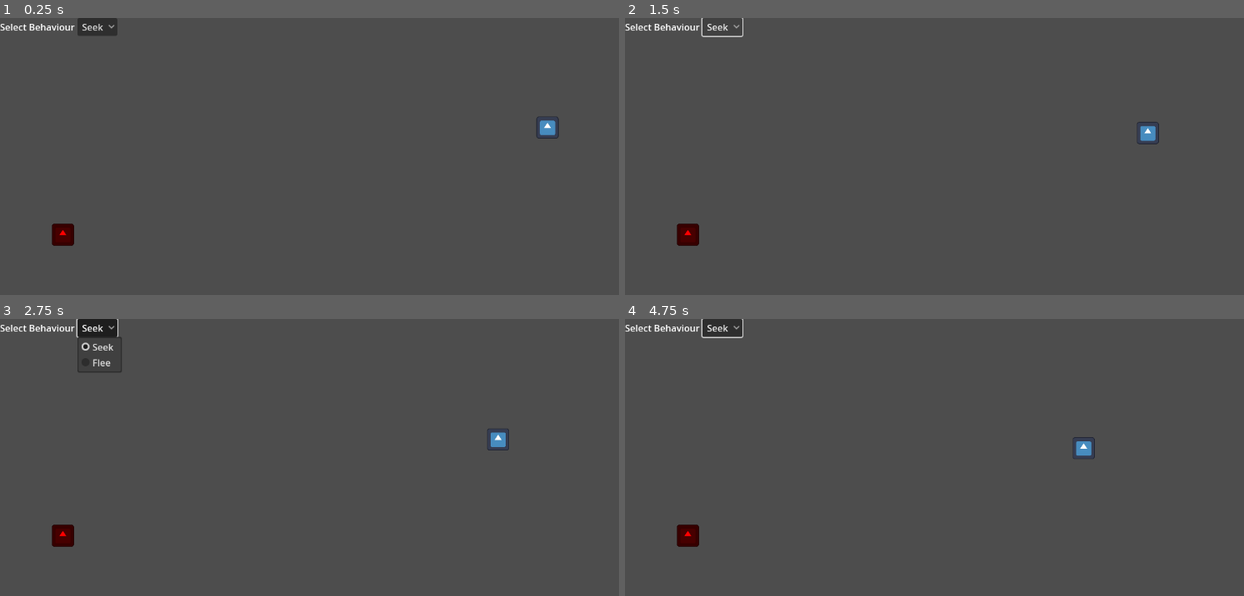
Above: before the commit, frames 1-4 (two rows, left to right).
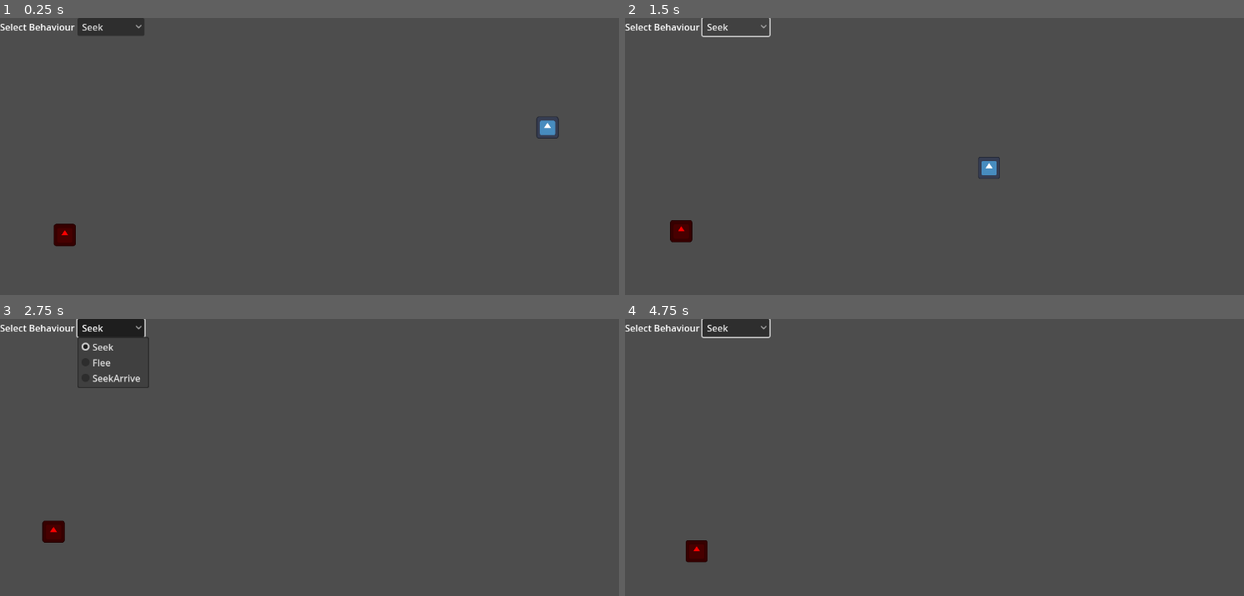
Above: after the commit, the same moments.

Repository: 702BH/GameAIProjects
Game: Godot game, scene res://KinematicMovement/seek_scene.tscn
Two runs of this game, one before a commit and one after it. Both use one fixed random seed, a clock stepped at 60 frames per second and the inputs below. The project has no main scene, so this scene is started directly. The engine's default icon, where the game draws it, is replaced by a stand-in: a white triangle on a blue panel in a dark square.
Inputs (mouse positions are in pixels of both pictures, inside the frame that each line leads up to):
- Up to frame 1 (0.25 s): no input
- Up to frame 2 (1.5 s): click "Seek" at 0.5 s; click "Seek" at 1.25 s
- Up to frame 3 (2.75 s): click "Seek" at 2 s
- Up to frame 4 (4.75 s): move the mouse to (1101, 487) at 2.77 s; click (1101, 487) at 2.92 s; move the mouse to (823, 523) at 3.52 s; click (823, 523) at 3.67 s; move the mouse to (1027, 424) at 4.27 s; click (1027, 424) at 4.42 s

The runs differ from the first frame. In frame 1, 0.4% of the frame differs, in the area x 8-24%, y 0-83%; in frame 2, 0.7%; in frame 3, 1.0%, in the area x 6-83%, y 0-83%; in frame 4, 1.0%.

Commit message:
implemented steering behaviours with state machines

Diff:
--- a/aiforgamesprojects/KinematicMovement/seek_scene.gd
+++ b/aiforgamesprojects/KinematicMovement/seek_scene.gd
@@ -1,15 +1,22 @@
 extends Node2D
 
-const MAX_SPEED := 35
+const MAX_SPEED := 5.0
+const MAX_FORCE := 10.0
+const TIME_TO_TARGET := 0.25
+const RADIUS := 30
 
 @onready var seeker := $Seeker
 @onready var target := $Target
 
 var behaviour := 0
 
+var velocity: Vector2 = Vector2.ZERO
+var acceleration: Vector2 = Vector2.ZERO
+
 var behaviours := {
 	0: Callable(self, "seek"),
-	1: Callable(self, "flee")
+	1: Callable(self, "flee"),
+	2: Callable(self, "SeekArrive")
 }
 
 func _ready() -> void:
@@ -17,16 +24,19 @@
 
 
 func _process(delta: float) -> void:
+	$Target.position += Vector2(randf_range(-3,3), randf_range(-3,3))
 	var selectedBehaviour: Callable = behaviours.get(behaviour, null)
 
 	if selectedBehaviour:
-		seeker.position += selectedBehaviour.call(seeker, target) * delta
+		var steeringForce = selectedBehaviour.call(seeker, target) * delta
+		seeker.position += velocity
+		velocity += steeringForce
 	#if behaviour == 0:
 		#seeker.position += seek(seeker, target) * delta
 	#elif behaviour == 1:
 		#seeker.position += flee(seeker, target) * delta
-	if check_arrived(seeker, target):
-		get_tree().reload_current_scene()
+	#if check_arrived(seeker, target):
+		#get_tree().reload_current_scene()
 
 
 func place_bodies() -> void:
@@ -56,4 +66,17 @@
 
 
 func _on_option_button_item_selected(index: int) -> void:
+	velocity = Vector2.ZERO
 	behaviour = index
+
+func SeekArrive(seeker : Sprite2D, target: Sprite2D) -> Vector2:
+	var direction = target.position - seeker.position
+	if direction.length() < RADIUS:
+		return Vector2.ZERO
+
+	direction = direction / TIME_TO_TARGET
+	if direction.length() > MAX_SPEED:
+		direction = direction.normalized()
+		direction *= MAX_SPEED
+
+	return direction
--- a/aiforgamesprojects/KinematicMovement/seek_scene.tscn
+++ b/aiforgamesprojects/KinematicMovement/seek_scene.tscn
@@ -44,10 +44,12 @@
 [node name="OptionButton" type="OptionButton" parent="CanvasLayer/Container/VBoxContainer/HBoxContainer"]
 layout_mode = 2
 selected = 0
-item_count = 2
+item_count = 3
 popup/item_0/text = "Seek"
 popup/item_0/id = 0
 popup/item_1/text = "Flee"
 popup/item_1/id = 1
+popup/item_2/text = "SeekArrive"
+popup/item_2/id = 2
 
 [connection signal="item_selected" from="CanvasLayer/Container/VBoxContainer/HBoxContainer/OptionButton" to="ActorsContainer" method="_on_option_button_item_selected"]
--- /dev/null
+++ b/aiforgamesprojects/ProgrammingGameAIByExample/SteeringBehaviours/steering_arrive.gd
@@ -0,0 +1,22 @@
+class_name SteeringArrive
+extends SteeringState
+
+const DecelerationTweaker := 0.3
+
+
+var selected_dec
+
+func _ready() -> void:
+	selected_dec = vehicle.deceleration_factor
+
+func _physics_process(delta: float) -> void:
+	var to_target := target.position - vehicle.position
+	var dist := to_target.length()
+
+	if dist > 0:
+		var speed : float = dist / float(selected_dec) * DecelerationTweaker
+		speed = clamp(speed, 0.0, vehicle.max_speed)
+
+		var desired_velocity := to_target * speed / dist
+
+		vehicle.apply_force((desired_velocity - vehicle.velocity).limit_length(vehicle.max_force))
--- /dev/null
+++ b/aiforgamesprojects/ProgrammingGameAIByExample/SteeringBehaviours/steering_flee.gd
@@ -0,0 +1,7 @@
+class_name  SteeringFlee
+extends SteeringState
+
+
+func _physics_process(delta: float) -> void:
+	var desired_velocity : Vector2 = (vehicle.position - target.position).normalized() * vehicle.max_speed
+	vehicle.apply_force((desired_velocity - vehicle.velocity).limit_length(vehicle.max_force))
--- /dev/null
+++ b/aiforgamesprojects/ProgrammingGameAIByExample/SteeringBehaviours/steering_pursue.gd
@@ -0,0 +1,23 @@
+class_name SteeringPursuing
+extends SteeringState
+
+
+func _enter_tree() -> void:
+	print("PURSUING")
+
+func _physics_process(delta: float) -> void:
+	var to_evader = target.position - vehicle.position
+	var relative_heading = vehicle.velocity.normalized().dot(target.velocity.normalized())
+
+	if(to_evader.dot(vehicle.velocity.normalized()) > 0 ) && relative_heading < -0.95:
+		var desired_velocity : Vector2 = (target.position - vehicle.position).normalized() * vehicle.max_speed
+		vehicle.apply_force((desired_velocity - vehicle.velocity).limit_length(vehicle.max_force))
+
+	var look_ahead_time = to_evader.length() / (vehicle.max_speed + target.velocity.length())
+
+	var future_position = target.position  + target.velocity * look_ahead_time
+
+	var desired_velocity = (future_position - vehicle.position).normalized() * vehicle.max_speed
+	var steering = (desired_velocity - vehicle.velocity).limit_length(vehicle.max_force)
+
+	vehicle.apply_force(steering)
--- /dev/null
+++ b/aiforgamesprojects/ProgrammingGameAIByExample/SteeringBehaviours/steering_seek.gd
@@ -0,0 +1,11 @@
+class_name SteeringSeek
+extends SteeringState
+
+
+
+func _physics_process(delta: float) -> void:
+	var desired_velocity : Vector2 = (target.position - vehicle.position).normalized() * vehicle.max_speed
+	vehicle.apply_force((desired_velocity - vehicle.velocity).limit_length(vehicle.max_force))
+
+	if vehicle.position.distance_squared_to(target.position) < vehicle.PANIC_DISTANCE * vehicle.PANIC_DISTANCE:
+		state_transition_requested.emit(Vehicle.State.FLEE)
--- /dev/null
+++ b/aiforgamesprojects/ProgrammingGameAIByExample/SteeringBehaviours/steering_state.gd
@@ -0,0 +1,11 @@
+class_name SteeringState
+extends Node2D
+
+signal state_transition_requested(new_state: Vehicle.State)
+
+var vehicle : Vehicle = null
+var target : Target = null
+
+func setup(context_vehicle: Vehicle, context_target: Target) ->void:
+	vehicle = context_vehicle
+	target = context_target
--- /dev/null
+++ b/aiforgamesprojects/ProgrammingGameAIByExample/SteeringBehaviours/steering_wander.gd
@@ -0,0 +1,27 @@
+class_name  SteeringWander
+extends SteeringState
+
+
+var wanderRadius := 50.0
+var wanderDistance := 100.0
+var wanderJitter := 0.0
+var wanderPoint := Vector2.ZERO
+var theta = 0.0
+
+func _enter_tree() -> void:
+	vehicle.acceleration = Vector2.RIGHT
+
+func _physics_process(delta: float) -> void:
+	var direction = vehicle.velocity.normalized()
+	wanderPoint = direction * wanderDistance
+
+
+func _process(delta: float) -> void:
+	queue_redraw()
+
+
+func _draw() -> void:
+	draw_circle(wanderPoint, wanderRadius, "green", false)
+	var x = wanderRadius * cos(theta)
+	var y = wanderRadius * sin(theta)
+	draw_circle(Vector2(wanderPoint.x + x, wanderPoint.y + y), 8, "red")
--- /dev/null
+++ b/aiforgamesprojects/ProgrammingGameAIByExample/SteeringBehaviours/target_evade.gd
@@ -0,0 +1,23 @@
+class_name TargetEvade
+extends TargetState
+
+
+
+func _enter_tree() -> void:
+	print("EVADING")
+
+
+func _physics_process(delta: float) -> void:
+	var to_pursuer = pursuer.position - vehicle.position
+
+	var look_ahead_time = to_pursuer.length() / (vehicle.flee_speed + pursuer.max_speed)
+
+	var future_position = pursuer.position  + pursuer.velocity * look_ahead_time
+
+	var desired_velocity = (vehicle.position - future_position).normalized() * vehicle.flee_speed
+	var steering = (desired_velocity - vehicle.velocity).limit_length(vehicle.flee_speed)
+
+	vehicle.apply_force(steering)
+
+	if pursuer.position.distance_squared_to(vehicle.position) > vehicle.SAFE_DISTANCE * vehicle.SAFE_DISTANCE:
+		state_transition_requested.emit(Target.State.PURSUED)
--- /dev/null
+++ b/aiforgamesprojects/ProgrammingGameAIByExample/SteeringBehaviours/target_fleeing.gd
@@ -0,0 +1,12 @@
+class_name  TargetFleeing
+extends TargetState
+
+func _enter_tree() -> void:
+	print("FLEEING")
+
+func _physics_process(delta: float) -> void:
+	var desired_velocity : Vector2 = (vehicle.position - pursuer.position).normalized() * vehicle.flee_speed
+	vehicle.apply_force((desired_velocity - vehicle.velocity).limit_length(vehicle.max_force))
+	vehicle.velocity = vehicle.velocity.limit_length(vehicle.flee_speed)
+	if pursuer.position.distance_squared_to(vehicle.position) > vehicle.SAFE_DISTANCE * vehicle.SAFE_DISTANCE:
+		state_transition_requested.emit(Target.State.PURSUED)
--- /dev/null
+++ b/aiforgamesprojects/ProgrammingGameAIByExample/SteeringBehaviours/target_pursued.gd
@@ -0,0 +1,17 @@
+class_name TargetPursued
+extends TargetState
+
+
+
+func _enter_tree() -> void:
+	print("PURSUED")
+	vehicle.velocity = Vector2(randf_range(-1,1), randf_range(-1,1)).normalized()
+	vehicle.velocity = vehicle.velocity * vehicle.max_speed
+	vehicle.velocity = vehicle.velocity.limit_length(vehicle.max_speed)
+
+func _physics_process(delta: float) -> void:
+	if pursuer.position.distance_squared_to(vehicle.position) < vehicle.PANIC_DISTANCE * vehicle.PANIC_DISTANCE:
+		if randf() < 0.5:
+			state_transition_requested.emit(Target.State.FLEEING)
+		else:
+			state_transition_requested.emit(Target.State.EVADE)
--- /dev/null
+++ b/aiforgamesprojects/ProgrammingGameAIByExample/SteeringBehaviours/target_state.gd
@@ -0,0 +1,11 @@
+class_name TargetState
+extends Node
+
+signal state_transition_requested(new_state: Target.State)
+
+var vehicle : Target = null
+var pursuer : Vehicle = null
+
+func setup(context_vehicle: Target, context_pursuer : Vehicle) ->void:
+	vehicle = context_vehicle
+	pursuer = context_pursuer
--- /dev/null
+++ b/aiforgamesprojects/ProgrammingGameAIByExample/SteeringBehaviours/target_static.gd
@@ -0,0 +1,7 @@
+class_name  TargetStatic
+extends TargetState
+
+
+func _enter_tree() -> void:
+	print("STATIC")
+	vehicle.velocity = Vector2.ZERO
--- /dev/null
+++ b/aiforgamesprojects/ProgrammingGameAIByExample/mover.gd
@@ -0,0 +1,49 @@
+class_name Mover
+extends Node2D
+
+
+var acceleration := Vector2.ZERO
+var velocity := Vector2(0.0, 1.0)
+var radius := 15.0
+
+
+@export var mass := 1.0
+@export var max_speed := 1.0
+@export var max_force := 1.0
+@export var max_turn_rate := 1.0
+@export var color : Color
+@export var flee_speed := 1.0
+
+
+func _process(_delta):
+	queue_redraw()
+
+func apply_force(force: Vector2):
+	acceleration += force / mass
+
+func _draw() -> void:
+	var points = PackedVector2Array([Vector2(-radius, -radius), Vector2(radius, 0), Vector2(-radius, radius)])
+	var colors = PackedColorArray([color.to_rgba64(), color.to_rgba64(), color.to_rgba64()])
+	draw_primitive(points, colors, [])
+
+
+func wrap_around() -> void:
+	var window_size := get_window().size
+	var width = window_size.x
+	var height = window_size.y
+
+	if position.x > width:
+		position.x = 0.0
+	elif position.x < 0.0:
+		position.x = width
+	if position.y > height:
+		position.y = 0.0
+	elif position.y < 0.0:
+		position.y = height
+
+
+func rotateVehicle(delta) -> void:
+	var target := velocity.angle()
+	rotation = rotate_toward(rotation, target, max_turn_rate * delta)
+	#look_at(target)
+	#rotation = velocity.angle()
--- /dev/null
+++ b/aiforgamesprojects/ProgrammingGameAIByExample/mover.tscn
@@ -0,0 +1,7 @@
+[gd_scene load_steps=2 format=3 uid="uid://di67jrkqdd0gs"]
+
+[ext_resource type="Script" uid="uid://eka7jkqg5xyc" path="res://ProgrammingGameAIByExample/mover.gd" id="1_vsvre"]
+
+[node name="mover" type="Node2D"]
+script = ExtResource("1_vsvre")
+color = Color(0.780392, 0, 0, 1)
--- /dev/null
+++ b/aiforgamesprojects/ProgrammingGameAIByExample/steering_state_factory.gd
@@ -0,0 +1,16 @@
+class_name SteeringStateFactory
+
+var states : Dictionary
+
+func _init() -> void:
+	states = {
+		Vehicle.State.SEEK : SteeringSeek,
+		Vehicle.State.FLEE : SteeringFlee,
+		Vehicle.State.ARRIVE : SteeringArrive,
+		Vehicle.State.PURSUE : SteeringPursuing,
+		Vehicle.State.WANDER : SteeringWander
+	}
+
+func get_fresh_state(state: Vehicle.State) -> SteeringState:
+	assert(states.has(state), "State does not exist")
+	return states.get(state).new()
--- /dev/null
+++ b/aiforgamesprojects/ProgrammingGameAIByExample/target.gd
@@ -0,0 +1,29 @@
+class_name Target
+extends Mover
+
+enum State {STATIC, PURSUED, FLEEING, EVADE}
+
+const PANIC_DISTANCE := 100.0
+const SAFE_DISTANCE := 200.0
+
+var vehicle : Vehicle = null
+
+var current_state : TargetState = null
+var state_factory := TargetStateFactory.new()
+
+func _physics_process(delta: float) -> void:
+	velocity += acceleration * delta
+	position += velocity * delta
+	acceleration = Vector2.ZERO
+	wrap_around()
+	rotateVehicle(delta)
+
+func switch_state(state: State) -> void:
+	if current_state != null:
+		current_state.queue_free()
+	current_state = state_factory.get_fresh_state(state)
+	current_state.setup(self, vehicle)
+	current_state.state_transition_requested.connect(switch_state.bind())
+	current_state.name = "SteeringStateMachine: " + str(state)
+	call_deferred("add_child", current_state)
+	$State/Label.text = State.keys()[state]
--- /dev/null
+++ b/aiforgamesprojects/ProgrammingGameAIByExample/target.tscn
@@ -0,0 +1,17 @@
+[gd_scene load_steps=2 format=3 uid="uid://2w6maimepxpq"]
+
+[ext_resource type="Script" uid="uid://83kqhwb20tlr" path="res://ProgrammingGameAIByExample/target.gd" id="1_6mx17"]
+
+[node name="Target" type="Node2D"]
+script = ExtResource("1_6mx17")
+
+[node name="State" type="Control" parent="."]
+layout_mode = 3
+anchors_preset = 0
+offset_right = 40.0
+offset_bottom = 40.0
+
+[node name="Label" type="Label" parent="State"]
+layout_mode = 0
+offset_right = 40.0
+offset_bottom = 23.0
--- /dev/null
+++ b/aiforgamesprojects/ProgrammingGameAIByExample/target_state_factory.gd
@@ -0,0 +1,15 @@
+class_name TargetStateFactory
+
+var states : Dictionary
+
+func _init() -> void:
+	states = {
+		Target.State.STATIC : TargetStatic,
+		Target.State.PURSUED : TargetPursued,
+		Target.State.FLEEING : TargetFleeing,
+		Target.State.EVADE : TargetEvade
+	}
+
+func get_fresh_state(state: Target.State) -> TargetState:
+	assert(states.has(state), "State does not exist")
+	return states.get(state).new()
--- /dev/null
+++ b/aiforgamesprojects/ProgrammingGameAIByExample/vehicle.gd
@@ -0,0 +1,39 @@
+class_name Vehicle
+extends Mover
+
+const PANIC_DISTANCE := 50.0
+
+
+enum State {SEEK, FLEE, ARRIVE, PURSUE, WANDER}
+enum Deceleration {FAST = 1, NORMAL = 2, SLOW = 3}
+
+
+var target : Target = null
+
+
+var current_state : SteeringState = null
+var state_factory := SteeringStateFactory.new()
+var deceleration_factor := 0
+
+
+#func _ready() -> void:
+	#switch_state(State.SEEK)
+
+
+func _physics_process(delta: float) -> void:
+	velocity += acceleration * delta
+	velocity = velocity.limit_length(max_speed)
+	position += velocity * delta
+	acceleration = Vector2.ZERO
+	wrap_around()
+	rotateVehicle(delta)
+
+func switch_state(state: State) -> void:
+	if current_state != null:
+		current_state.queue_free()
+	current_state = state_factory.get_fresh_state(state)
+	current_state.setup(self, target)
+	current_state.state_transition_requested.connect(switch_state.bind())
+	current_state.name = "SteeringStateMachine: " + str(state)
+	call_deferred("add_child", current_state)
+	$State/Label.text = State.keys()[state]
--- /dev/null
+++ b/aiforgamesprojects/ProgrammingGameAIByExample/vehicle.tscn
@@ -0,0 +1,19 @@
+[gd_scene load_steps=2 format=3 uid="uid://c5sclykxeetq0"]
+
+[ext_resource type="Script" uid="uid://cs0ui48nyyebc" path="res://ProgrammingGameAIByExample/vehicle.gd" id="1_ck2cn"]
+
+[node name="Vehicle" type="Node2D"]
+script = ExtResource("1_ck2cn")
+max_speed = 60.0
+max_force = 5.0
+
+[node name="State" type="Control" parent="."]
+layout_mode = 3
+anchors_preset = 0
+offset_right = 40.0
+offset_bottom = 40.0
+
+[node name="Label" type="Label" parent="State"]
+layout_mode = 0
+offset_right = 40.0
+offset_bottom = 23.0
--- /dev/null
+++ b/aiforgamesprojects/ProgrammingGameAIByExample/world.gd
@@ -0,0 +1,56 @@
+extends Node2D
+
+
+#var target := Vector2.ZERO
+var selected_text := "SEEK"
+var selected_deceleration := "SLOW"
+
+var selected_target_state := "STATIC"
+
+@onready var vechile : Vehicle = $Vehicle
+@onready var target : Target = $Target
+
+func _ready() -> void:
+	target.position = Vector2(randi_range(0, get_window().size.x), randi_range(0, get_window().size.y))
+	target.vehicle = vechile
+	vechile.target = target
+	vechile.deceleration_factor = vechile.Deceleration.get(selected_deceleration)
+	vechile.switch_state(vechile.State.ARRIVE)
+	target.switch_state(Target.State.STATIC)
+
+func _process(delta: float) -> void:
+	if vechile.current_state is SteeringArrive:
+		$UI/HBoxContainer/VBoxContainer/DecelerationFactor.visible = true
+	else:
+		$UI/HBoxContainer/VBoxContainer/DecelerationFactor.visible = false
+
+func _physics_process(delta: float) -> void:
+	$UI/HBoxContainer/VBoxContainer/Velocity.text = "Velocity: " + str(snapped(vechile.velocity.length(), 0.01))
+
+func _unhandled_input(event: InputEvent) -> void:
+	if event is InputEventMouseButton:
+		if event.button_index == MOUSE_BUTTON_LEFT:
+			target.position = get_global_mouse_position()
+			target.switch_state(Target.State.PURSUED)
+			vechile.target = target
+			vechile.switch_state(vechile.State.get(selected_text))
+
+
+
+func _on_option_button_item_selected(index: int) -> void:
+	var selected = $UI/HBoxContainer/VBoxContainer/OptionButton.selected
+	selected_text = $UI/HBoxContainer/VBoxContainer/OptionButton.get_item_text(selected)
+	vechile.switch_state(vechile.State.get(selected_text))
+
+
+func _on_deceleration_factor_item_selected(index: int) -> void:
+	var selected = $UI/HBoxContainer/VBoxContainer/DecelerationFactor.selected
+	selected_deceleration = $UI/HBoxContainer/VBoxContainer/DecelerationFactor.get_item_text(selected)
+	vechile.deceleration_factor = vechile.Deceleration.get(selected_deceleration)
+	vechile.switch_state(vechile.State.ARRIVE)
+
+
+func _on_target_state_item_selected(index: int) -> void:
+	var selected = $UI/HBoxContainer/TargetControls/TargetState.selected
+	selected_target_state = $UI/HBoxContainer/TargetControls/TargetState.get_item_text(selected)
+	target.switch_state(Target.State.get(selected_target_state))
--- /dev/null
+++ b/aiforgamesprojects/ProgrammingGameAIByExample/world.tscn
@@ -0,0 +1,86 @@
+[gd_scene load_steps=4 format=3 uid="uid://cerkuwhcpsf04"]
+
+[ext_resource type="PackedScene" uid="uid://c5sclykxeetq0" path="res://ProgrammingGameAIByExample/vehicle.tscn" id="1_1fom0"]
+[ext_resource type="Script" uid="uid://d0yy7ksoef3fm" path="res://ProgrammingGameAIByExample/world.gd" id="1_f5fps"]
+[ext_resource type="PackedScene" uid="uid://2w6maimepxpq" path="res://ProgrammingGameAIByExample/target.tscn" id="3_3tj7m"]
+
+[node name="World" type="Node2D"]
+script = ExtResource("1_f5fps")
+
+[node name="Vehicle" parent="." instance=ExtResource("1_1fom0")]
+max_force = 20.0
+max_turn_rate = 80.0
+color = Color(0.894215, 0.213081, 0.709018, 1)
+
+[node name="Target" parent="." instance=ExtResource("3_3tj7m")]
+max_speed = 25.0
+max_force = 30.0
+color = Color(0.078301, 0.445323, 0.187561, 1)
+flee_speed = 80.0
+
+[node name="UI" type="Control" parent="."]
+custom_minimum_size = Vector2(300, 150)
+layout_mode = 3
+anchors_preset = 0
+offset_right = 40.0
+offset_bottom = 40.0
+mouse_default_cursor_shape = 2
+
+[node name="HBoxContainer" type="HBoxContainer" parent="UI"]
+clip_contents = true
+layout_mode = 1
+anchors_preset = 15
+anchor_right = 1.0
+anchor_bottom = 1.0
+grow_horizontal = 2
+grow_vertical = 2
+
+[node name="VBoxContainer" type="VBoxContainer" parent="UI/HBoxContainer"]
+clip_contents = true
+layout_mode = 2
+
+[node name="OptionButton" type="OptionButton" parent="UI/HBoxContainer/VBoxContainer"]
+layout_mode = 2
+selected = 0
+item_count = 5
+popup/item_0/text = "SEEK"
+popup/item_0/id = 0
+popup/item_1/text = "FLEE"
+popup/item_1/id = 1
+popup/item_2/text = "ARRIVE"
+popup/item_2/id = 2
+popup/item_3/text = "PURSUE"
+popup/item_3/id = 3
+popup/item_4/text = "WANDER"
+popup/item_4/id = 4
+
+[node name="DecelerationFactor" type="OptionButton" parent="UI/HBoxContainer/VBoxContainer"]
+layout_mode = 2
+selected = 0
+item_count = 3
+popup/item_0/text = "SLOW"
+popup/item_0/id = 1
+popup/item_1/text = "NORMAL"
+popup/item_1/id = 2
+popup/item_2/text = "FAST"
+popup/item_2/id = 3
+
+[node name="Velocity" type="Label" parent="UI/HBoxContainer/VBoxContainer"]
+layout_mode = 2
+clip_text = true
+
+[node name="TargetControls" type="VBoxContainer" parent="UI/HBoxContainer"]
+layout_mode = 2
+
+[node name="TargetState" type="OptionButton" parent="UI/HBoxContainer/TargetControls"]
+layout_mode = 2
+selected = 0
+item_count = 2
+popup/item_0/text = "STATIC"
+popup/item_0/id = 0
+popup/item_1/text = "PURSUED"
+popup/item_1/id = 1
+
+[connection signal="item_selected" from="UI/HBoxContainer/VBoxContainer/OptionButton" to="." method="_on_option_button_item_selected"]
+[connection signal="item_selected" from="UI/HBoxContainer/VBoxContainer/DecelerationFactor" to="." method="_on_deceleration_factor_item_selected"]
+[connection signal="item_selected" from="UI/HBoxContainer/TargetControls/TargetState" to="." method="_on_target_state_item_selected"]
--- /dev/null
+++ b/aiforgamesprojects/Steering/seek.gd
@@ -0,0 +1 @@
+extends Node2D
--- /dev/null
+++ b/aiforgamesprojects/Steering/seek.tscn
@@ -0,0 +1,6 @@
+[gd_scene load_steps=2 format=3 uid="uid://ckh5m3jubwh3d"]
+
+[ext_resource type="Script" uid="uid://cklnohrc3qkyh" path="res://Steering/seek.gd" id="1_06kuq"]
+
+[node name="Seek" type="Node2D"]
+script = ExtResource("1_06kuq")
Not shown, added: aiforgamesprojects/ProgrammingGameAIByExample/SteeringBehaviours/steering_arrive.gd.uid
Not shown, added: aiforgamesprojects/ProgrammingGameAIByExample/SteeringBehaviours/steering_flee.gd.uid
Not shown, added: aiforgamesprojects/ProgrammingGameAIByExample/SteeringBehaviours/steering_pursue.gd.uid
Not shown, added: aiforgamesprojects/ProgrammingGameAIByExample/SteeringBehaviours/steering_seek.gd.uid
Not shown, added: aiforgamesprojects/ProgrammingGameAIByExample/SteeringBehaviours/steering_state.gd.uid
Not shown, added: aiforgamesprojects/ProgrammingGameAIByExample/SteeringBehaviours/steering_wander.gd.uid
Not shown, added: aiforgamesprojects/ProgrammingGameAIByExample/SteeringBehaviours/target_evade.gd.uid
Not shown, added: aiforgamesprojects/ProgrammingGameAIByExample/SteeringBehaviours/target_fleeing.gd.uid
Not shown, added: aiforgamesprojects/ProgrammingGameAIByExample/SteeringBehaviours/target_pursued.gd.uid
Not shown, added: aiforgamesprojects/ProgrammingGameAIByExample/SteeringBehaviours/target_state.gd.uid
Not shown, added: aiforgamesprojects/ProgrammingGameAIByExample/SteeringBehaviours/target_static.gd.uid
Not shown, added: aiforgamesprojects/ProgrammingGameAIByExample/mover.gd.uid
(and 7 more such lines)
